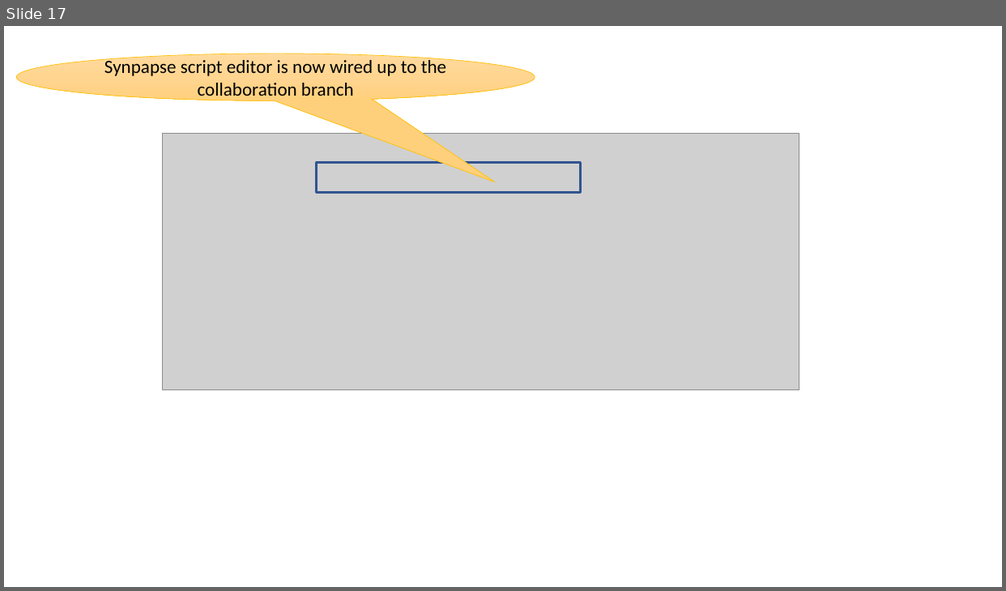
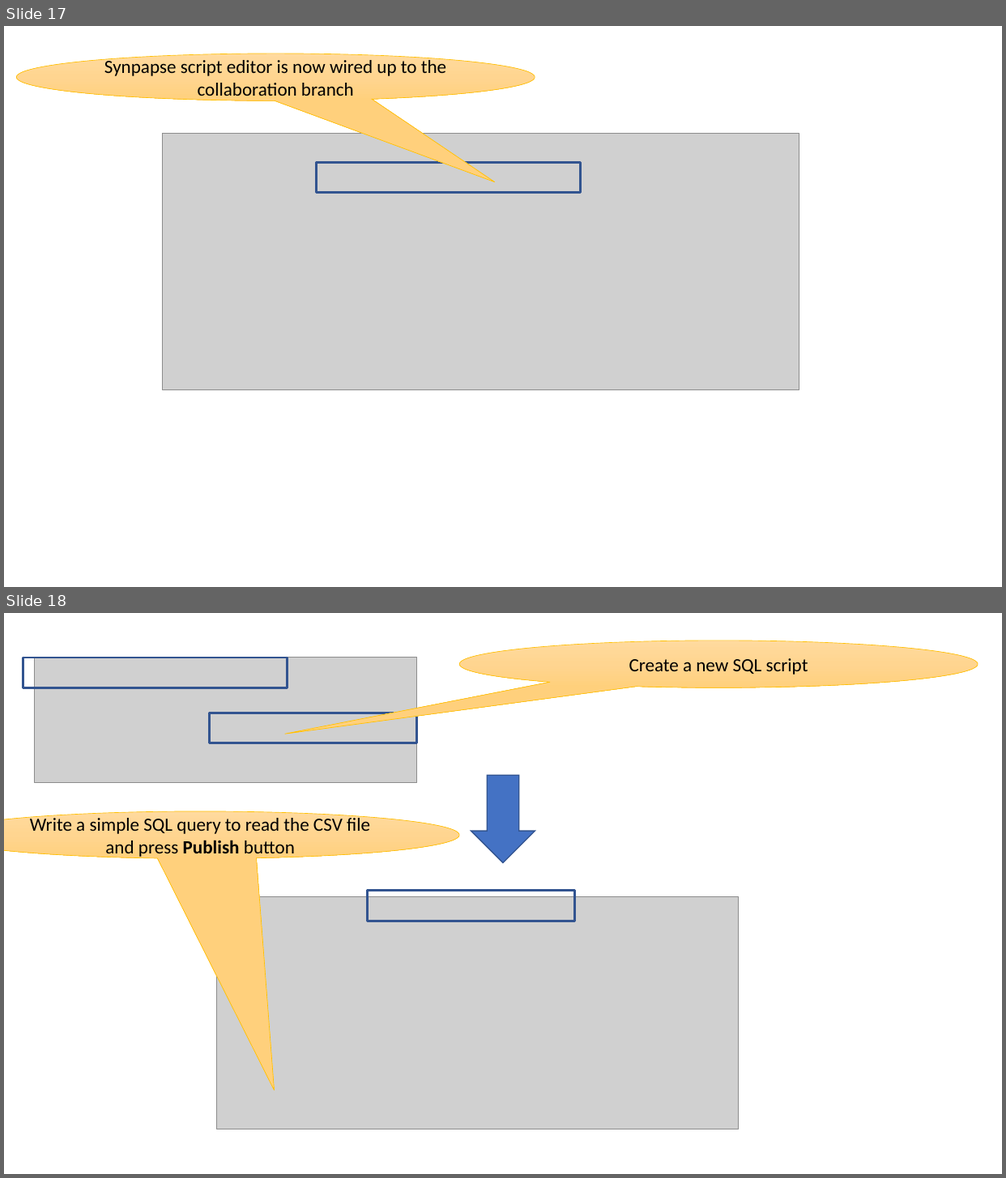
Before and after one commit to sdg002/AzureTrials, a slide deck: synapse-sqlviews-integrationtesting/docs/Synapse-Presentation1.pptx. Shown one above the other, each under a label of ours: slide 17 before the commit, slides 17 and 18 after it. The pictures are 1006x591 and 1006x1178 pixels, drawn with LibreOffice and Linux fonts; fonts in the diff are those of the drawing; grey boxes stand for pictures. Boxes give left, top, right and bottom in pixels: in the first picture for what was removed or moved away, otherwise in the second. Text is boxed around its words. In the diff, an @@ line names an element or a change of style, - is before the commit and + after.

```diff
--- a/synapse-sqlviews-integrationtesting/docs/Synapse-Presentation1.pptx
+++ b/synapse-sqlviews-integrationtesting/docs/Synapse-Presentation1.pptx
@@ slide 18 added at (4,613,1002,1174), background #FFFFFF @@
@@ rectangle added at (23,658,288,688), outline #325491 2.25 pt @@
@@ picture added at (35,658,416,784) @@
@@ speech bubble added at (459,641,978,688), fill gradient #FFDB9E to #FFD590 to #FFD07C, outline #FFC000 0.5 pt, 18 pt, text #000000 @@
+Create a new SQL script
@@ rectangle added at (209,713,417,743), outline #325491 2.25 pt @@
@@ down arrow added at (471,776,535,863), fill #4472C4, outline #325491 1 pt @@
@@ speech bubble added at (4,811,460,858), fill gradient #FFDB9E to #FFD590 to #FFD07C, outline #FFC000 0.5 pt, 18 pt, text #000000 @@
+Write a simple SQL query to read the CSV file and press Publish button
@@ picture added at (217,897,739,1130) @@
@@ rectangle added at (367,891,575,921), outline #325491 2.25 pt @@
```
Also in this commit, not shown: 3 other slides added, 5 other files.
